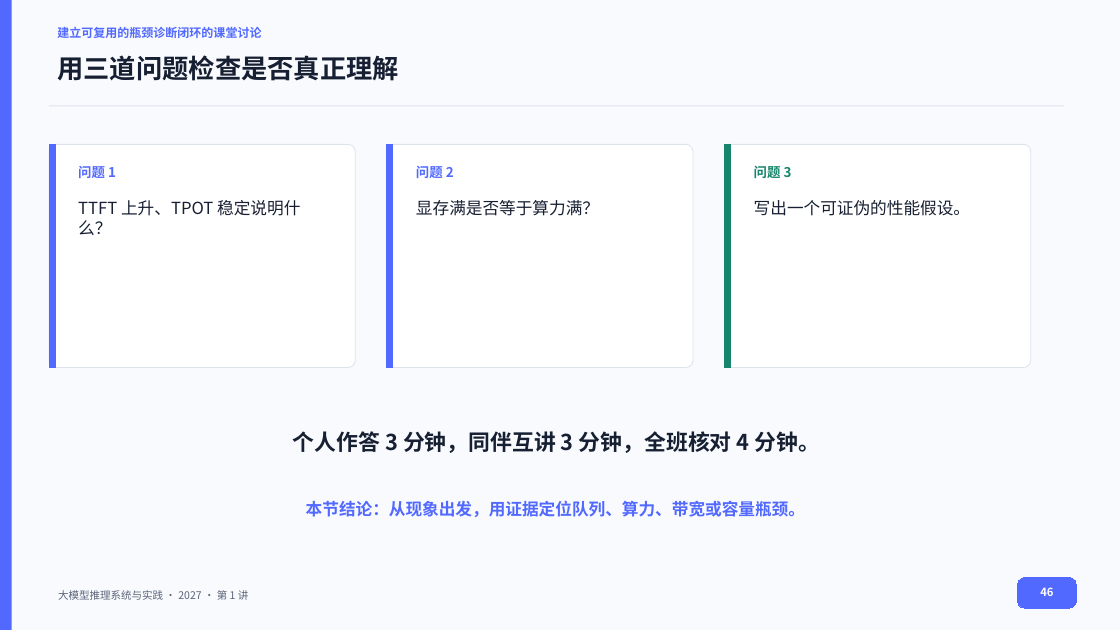
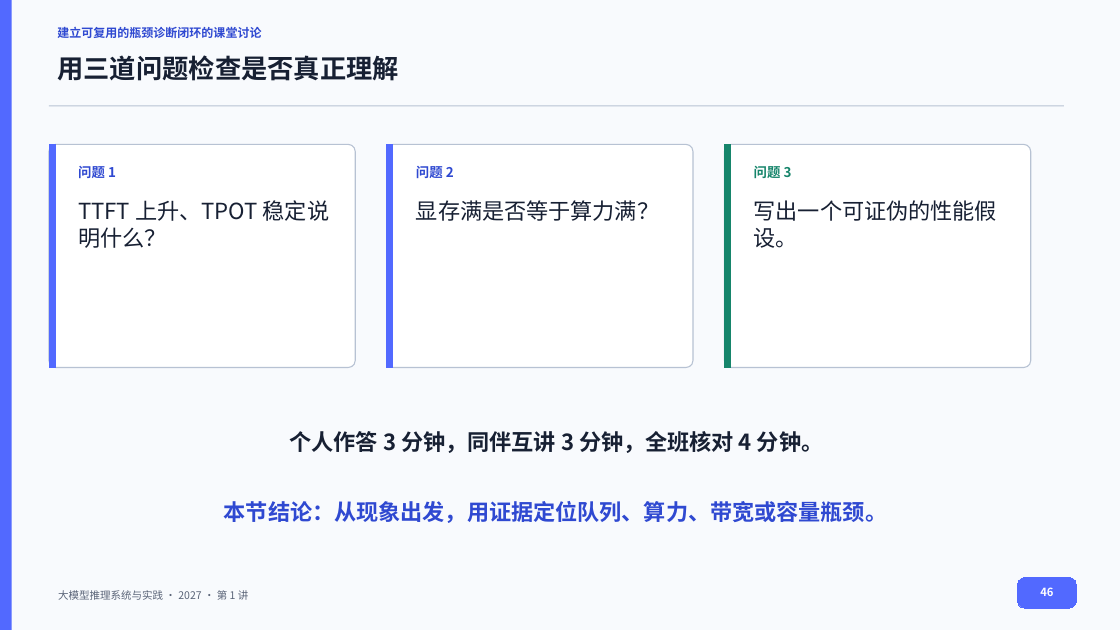
Before and after one commit to vLLM-HUST/intro-to-llm-inference-engines, a slide deck: slide 46 of build/slides/2027/lectures-8-pptx/第01讲_课程导论与评价指标.pptx. Drawn at 1120x630 pixels with LibreOffice and Linux fonts; fonts in the diff are those of the drawing. Boxes give left, top, right and bottom in pixels: in the first picture for what was removed or moved away, otherwise in the second. Text is boxed around its words. In the diff, an @@ line names an element or a change of style, - is before the commit and + after.

```diff
--- a/build/slides/2027/lectures-8-pptx/第01讲_课程导论与评价指标.pptx
+++ b/build/slides/2027/lectures-8-pptx/第01讲_课程导论与评价指标.pptx
@@ line (49, 106) - (1065, 106): stroke #DDE3EE 0.75 pt to #B7C2D3 0.94 pt @@
@@ outline #DDE3EE 0.75 pt to #B7C2D3 0.94 pt in 3 elements at (49, 145, 355, 368), (386, 145, 693, 368), (724, 145, 1031, 368) @@
@@ text colour #5269FF to #2F49D1 in 3 elements at (57, 27, 261, 38), (78, 166, 116, 178), (416, 166, 454, 178) @@
@@ size 14.2 to 19 pt in 3 elements at (78, 200, 329, 248), (416, 200, 659, 221), (754, 200, 997, 248) @@
@@ text "个人作答 3 分钟，同伴互讲 3 分钟，全班核对 ..." at (290, 431, 823, 453): size 18.8 to 19 pt @@
@@ text "本节结论：从现象出发，用证据定位队列、算力、带宽或容量瓶颈。" at (224, 501, 887, 523): size 14.2 to 19 pt, text colour #5269FF to #2F49D1 @@
```
Also in this commit, not shown: 41 other slides changed, 25 other files.
